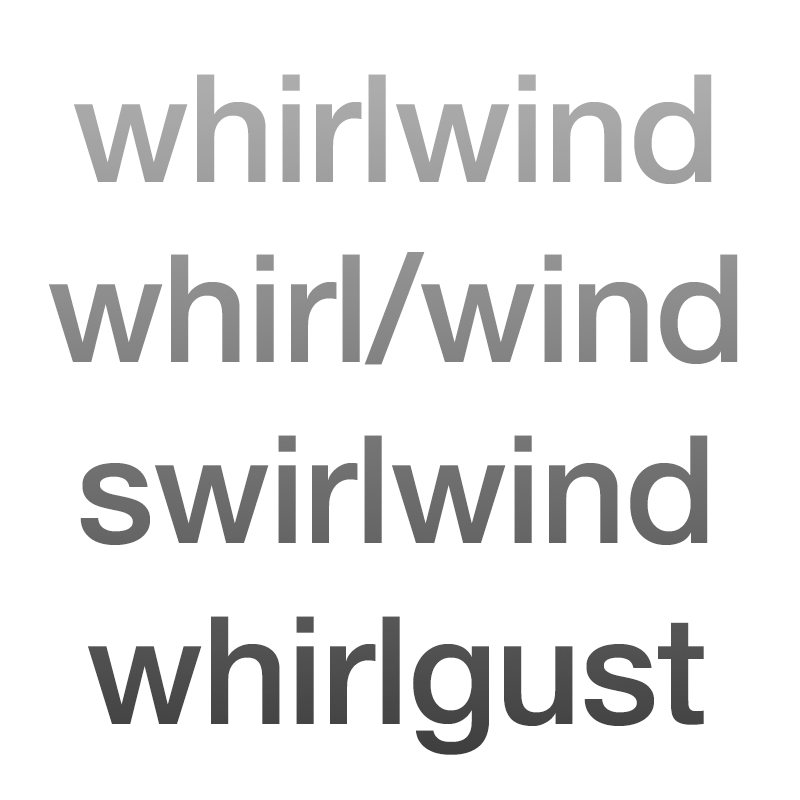
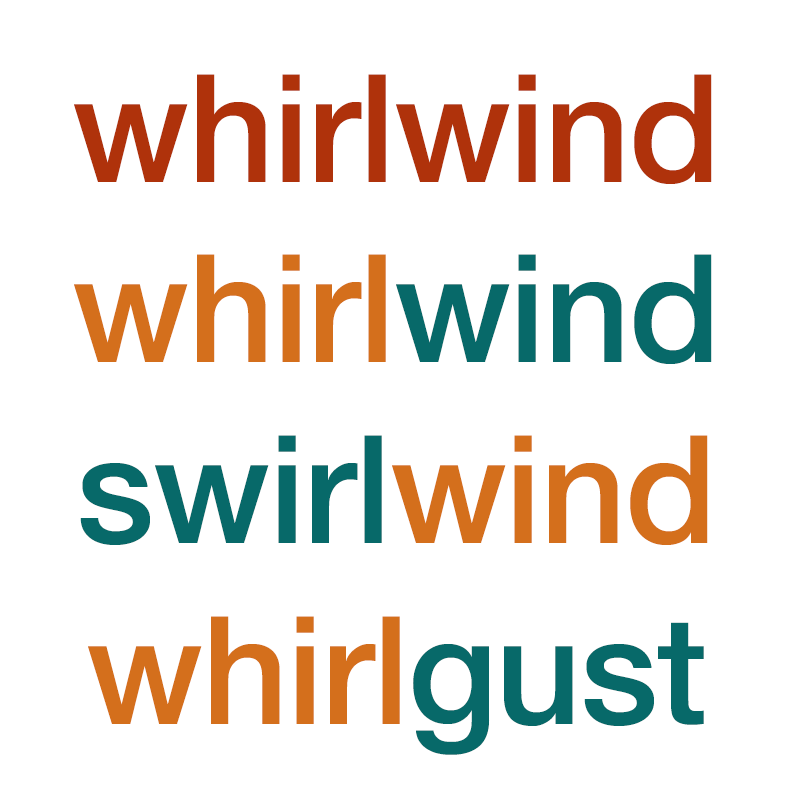
Layers edited between the first and the second 800x800 image:
renamed "whirlwind whirl/wind swirlwind whirlgust" to "whirlwind whirlwind swirlwind whirlgust", painted on it, unmasked it over [49, 74, 738, 755]
added layer "Color Fill 1" (99%) above "Layer 0" over [49, 74, 738, 755]
renamed "Background" to "Layer 0", opacity 100% → 99% over [49, 74, 738, 755]
